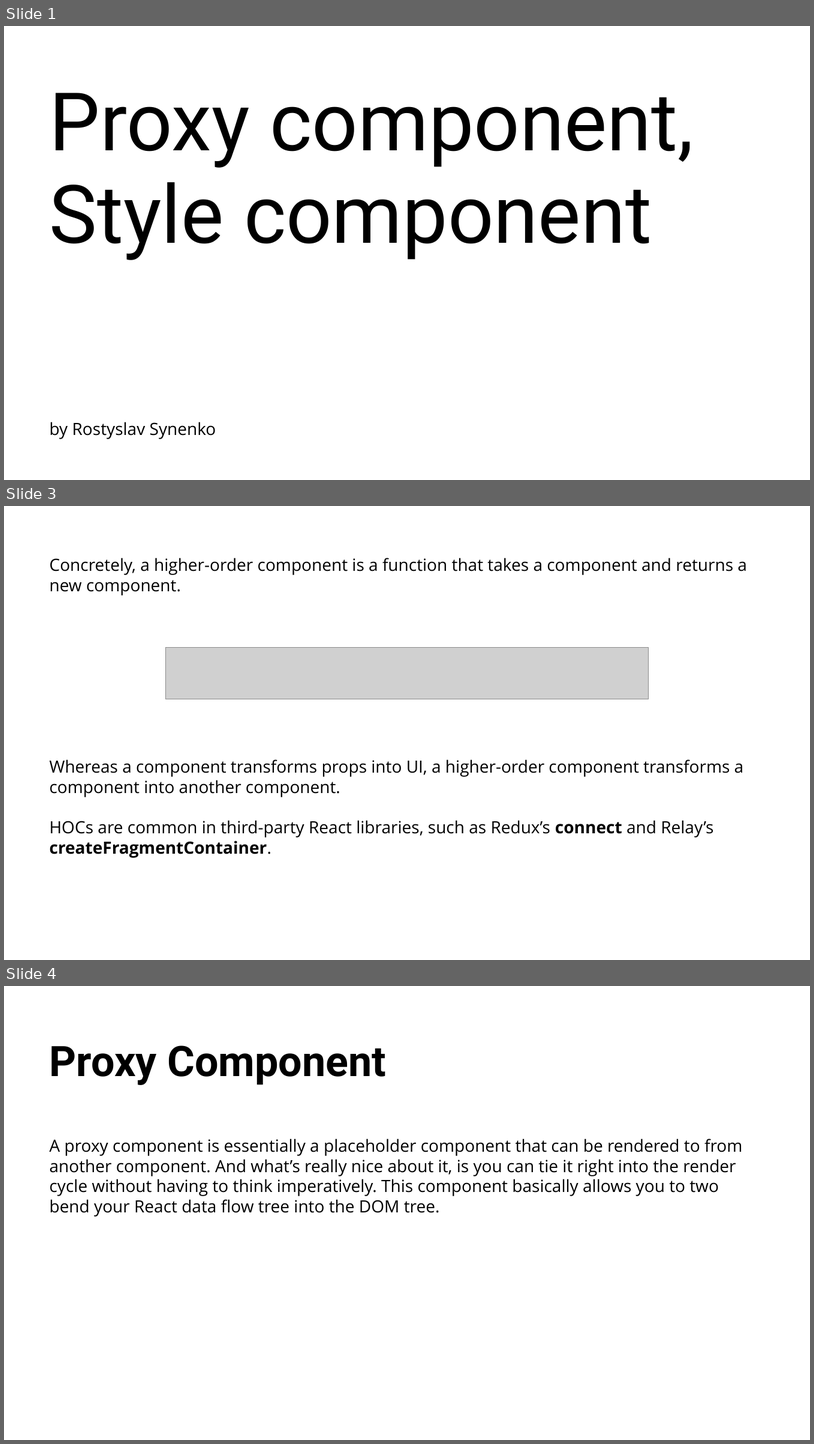
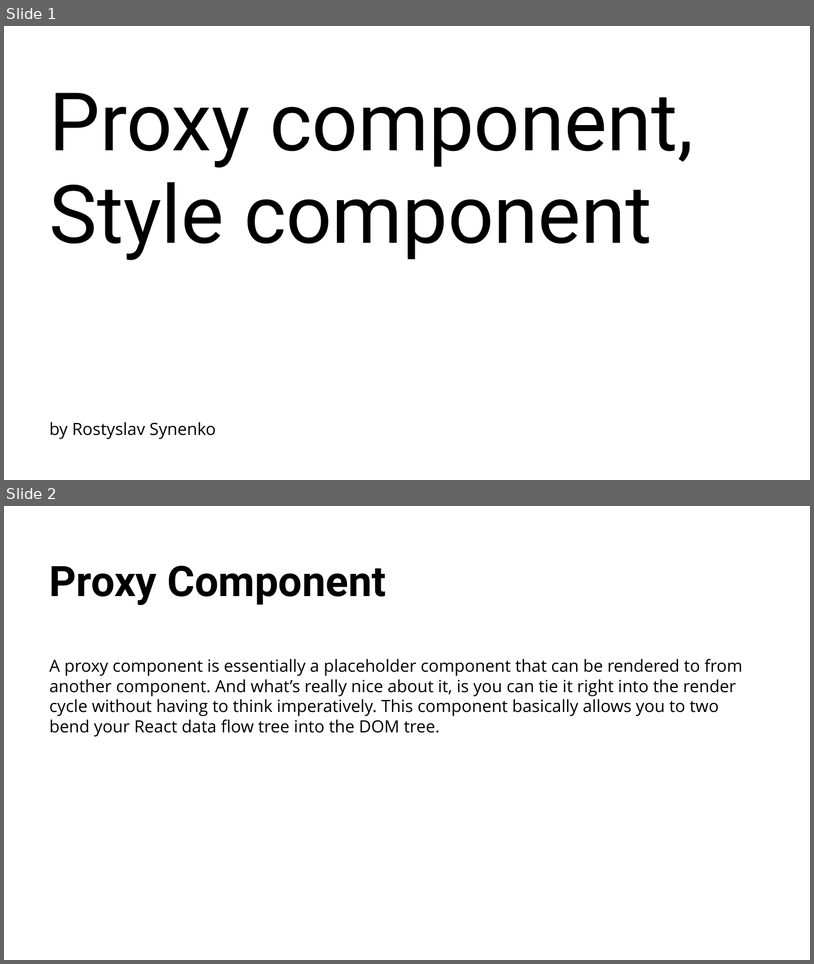
Before and after one commit to RostyslavSynenko/Lv-469.NodeJS, a slide deck: presentations/Proxy component, Style component.pptx. Shown one above the other, each under a label of ours: slides 1, 3 and 4 before the commit, slides 1 and 2 after it; the slides between them are not shown. The pictures are 814x1444 and 814x964 pixels, drawn with LibreOffice and Linux fonts; fonts in the diff are those of the drawing; grey boxes stand for pictures; background and template pictures are left out. Boxes give left, top, right and bottom in pixels: in the first picture for what was removed or moved away, otherwise in the second. Text is boxed around its words. In the diff, an @@ line names an element or a change of style, - is before the commit and + after.

```diff
--- a/presentations/Proxy component, Style component.pptx
+++ b/presentations/Proxy component, Style component.pptx
@@ slide 3 removed at <box>4,506,810,960</box>, background #FFFFFF @@
@@ title removed at <box>50,558,747,858</box> @@
-Concretely, a higher-order component is a function that takes a component and returns a new component.
-Whereas a component transforms props into UI, a higher-order component transforms a component into another component.
-HOCs are common in third-party React libraries, such as Redux’s connect and Relay’s createFragmentContainer.
@@ picture removed at <box>165,647,649,699</box> @@
@@ what was slide 4 is now slide 2 @@
```
Also in this commit, not shown: 1 other slide removed, 2 other files.
